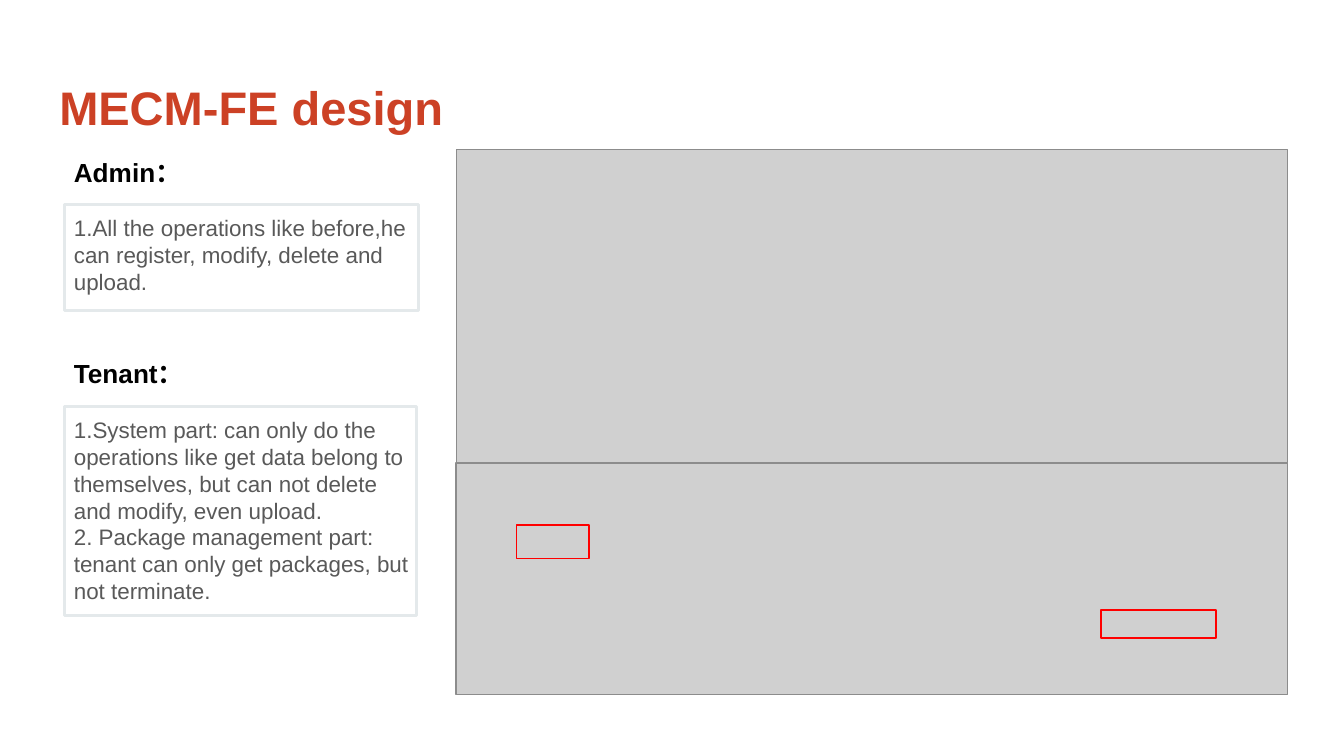
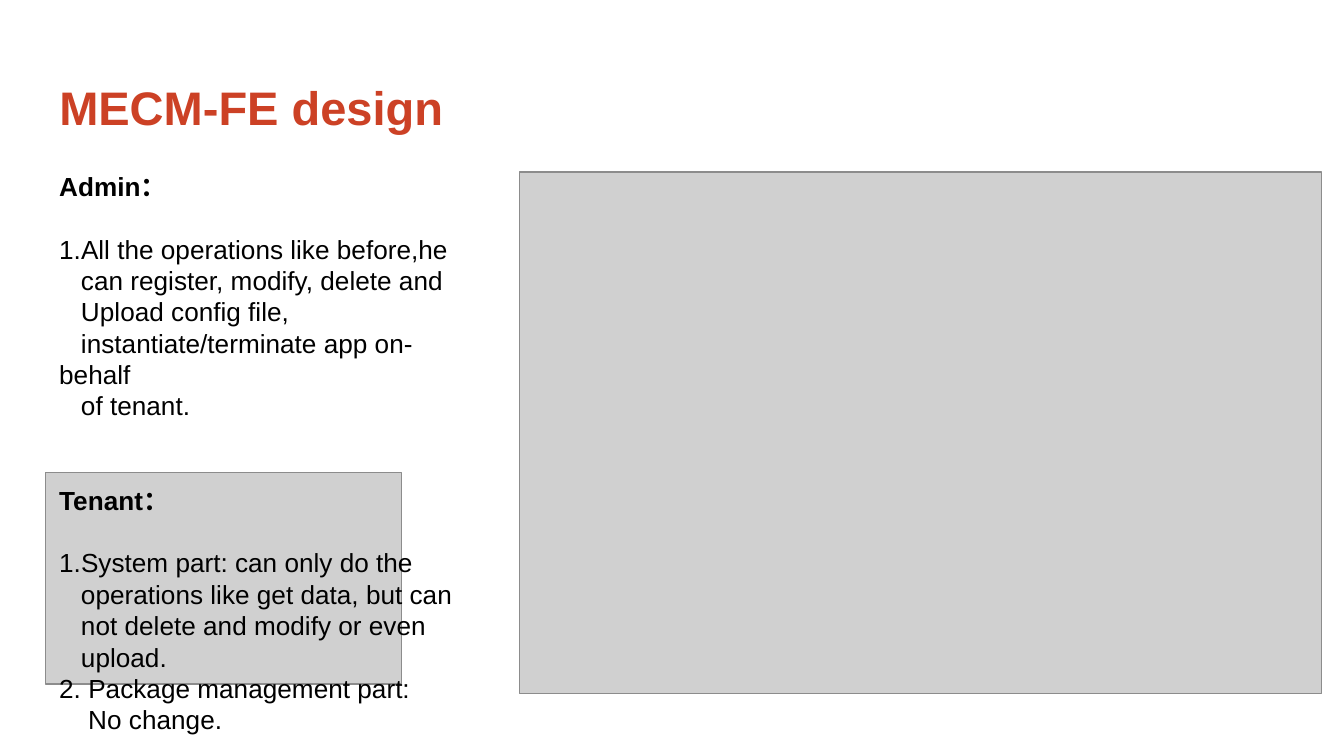
Before and after one commit to EdgeGallery/community, a slide deck: slide 10 of MECM PT/Release V1.1/MECM admin role support.pptx. Drawn at 1344x756 pixels with LibreOffice and Linux fonts; fonts in the diff are those of the drawing; grey boxes stand for pictures. Boxes give left, top, right and bottom in pixels: in the first picture for what was removed or moved away, otherwise in the second. Text is boxed around its words. In the diff, an @@ line names an element or a change of style, - is before the commit and + after.

Commit message:
updated admin role ppt

```diff
--- a/MECM PT/Release V1.1/MECM admin role support.pptx
+++ b/MECM PT/Release V1.1/MECM admin role support.pptx
@@ picture removed at [456, 149, 1288, 462] @@
@@ text "Admin：": place and size @@
-text "Admin：" at [74, 163, 408, 599]
+text "Admin：" at [59, 177, 452, 735]
@@ picture added at [519, 172, 1321, 694] @@
@@ rectangle removed at [65, 204, 418, 310] @@
@@ text at [59, 240, 448, 416]: text changed; size 12 to 14 pt; text colour #595959 to #000000 @@
-1.All the operations like before,he can register, modify, delete and upload.
+1.All the operations like before,he
+can register, modify, delete and
+Upload config file,
+instantiate/terminate app on-behalf
+of tenant.
@@ rectangle removed at [65, 407, 417, 616] @@
@@ picture added at [46, 473, 402, 684] @@
@@ picture removed at [456, 462, 1288, 695] @@
@@ rectangle removed at [516, 524, 589, 558] @@
@@ text at [59, 551, 452, 735]: text changed; size 12 to 14 pt; text colour #595959 to #000000 @@
-1.System part: can only do the operations like get data belong to themselves, but can not delete and modify, even upload.
-2. Package management part: tenant can only get packages, but not terminate.
+1.System part: can only do the
+operations like get data, but can
+not delete and modify or even
+upload.
+2. Package management part:
+No change.
@@ rectangle removed at [1101, 610, 1216, 637] @@
```
